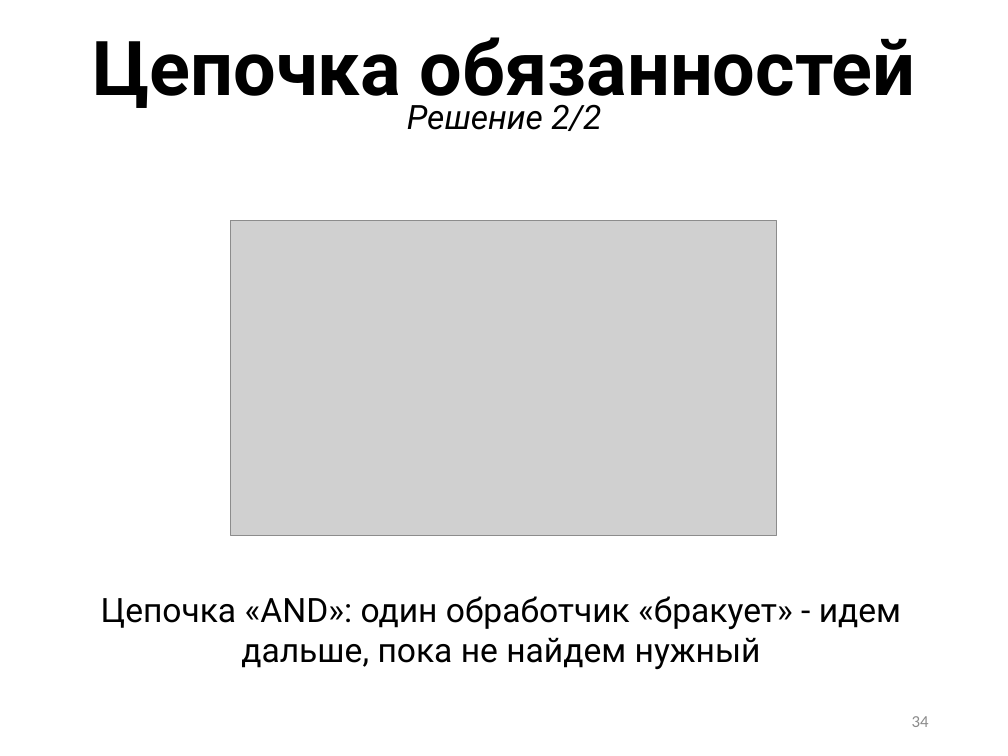
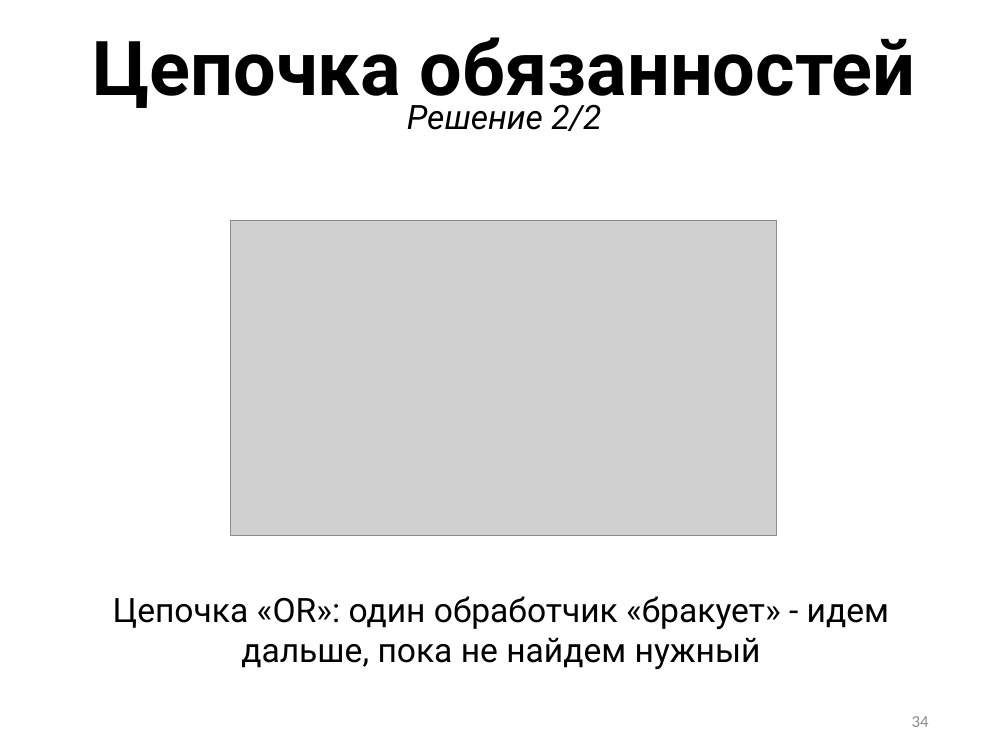
Before and after one commit to mai-304-labs/m3o-10b-21-lld, a slide deck: slide 34 of lecture_slides/LLD_7.pptx. Drawn at 1008x756 pixels with LibreOffice and Linux fonts; fonts in the diff are those of the drawing; grey boxes stand for pictures. Boxes give left, top, right and bottom in pixels: in the first picture for what was removed or moved away, otherwise in the second. Text is boxed around its words. In the diff, an @@ line names an element or a change of style, - is before the commit and + after.

```diff
--- a/lecture_slides/LLD_7.pptx
+++ b/lecture_slides/LLD_7.pptx
@@ text at [113, 596, 889, 669]: text changed @@
-Цепочка «AND»: один обработчик «бракует» - идем дальше, пока не найдем нужный
+Цепочка «OR»: один обработчик «бракует» - идем дальше, пока не найдем нужный
```
